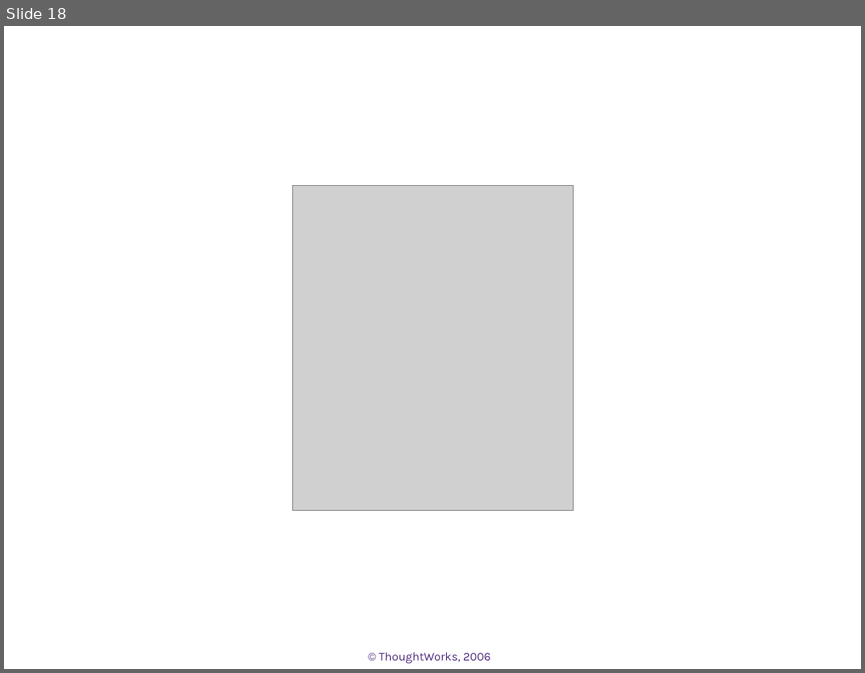
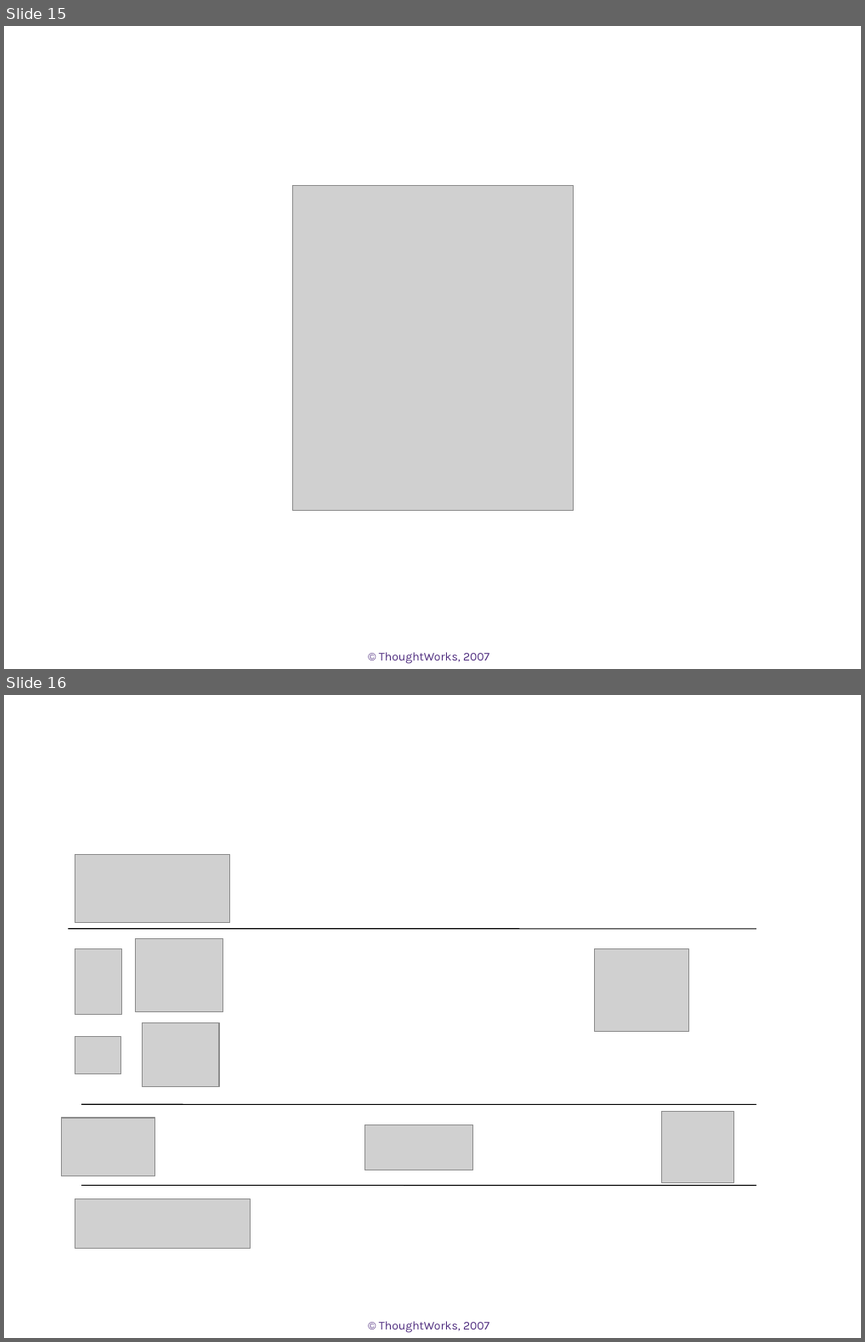
Before and after one commit to whimet/agilechina, a slide deck: docs/demo.ppt. Shown one above the other, each under a label of ours: slide 18 before the commit, slides 15 and 16 after it. The pictures are 865x673 and 865x1342 pixels, drawn with LibreOffice and Linux fonts; fonts in the diff are those of the drawing; grey boxes stand for pictures; background and template pictures are left out. Boxes give left, top, right and bottom in pixels: in the first picture for what was removed or moved away, otherwise in the second. Text is boxed around its words. In the diff, an @@ line names an element or a change of style, - is before the commit and + after.

```diff
--- a/docs/demo.ppt
+++ b/docs/demo.ppt
@@ slide 16 added at (4,695,861,1338), background #FFFFFF; not listed: 1 template element that a slide beside it also shows @@
@@ picture added at (75,854,230,923) @@
@@ line added from (69, 929) to (756, 929), #000000 0.74 pt @@
@@ picture added at (75,948,122,1014) @@
@@ picture added at (135,939,222,1012) @@
@@ picture added at (595,948,688,1031) @@
@@ picture added at (142,1023,219,1087) @@
@@ picture added at (75,1037,121,1074) @@
@@ picture added at (62,1117,154,1175) @@
@@ line added from (81, 1104) to (756, 1104), #000000 0.74 pt @@
@@ picture added at (364,1124,472,1169) @@
@@ picture added at (662,1111,734,1183) @@
@@ picture added at (75,1199,250,1247) @@
@@ line added from (81, 1185) to (756, 1185), #000000 0.74 pt @@
@@ what was slide 18 is now slide 15 @@
@@ slide 15 changed as well @@
@@ text at (379,652,489,664): text changed @@
-© ThoughtWorks, 2006
+© ThoughtWorks, 2007
```
Also in this commit, not shown: 9 other slides changed, 7 other slides added, 10 slides removed.
